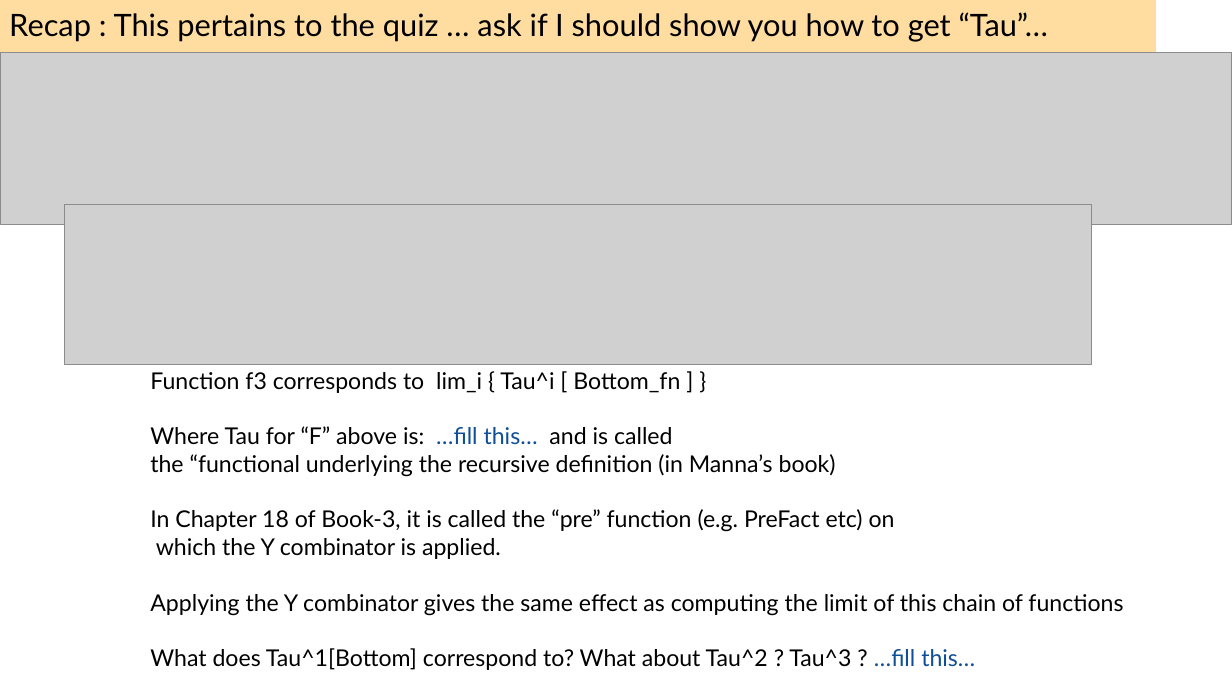
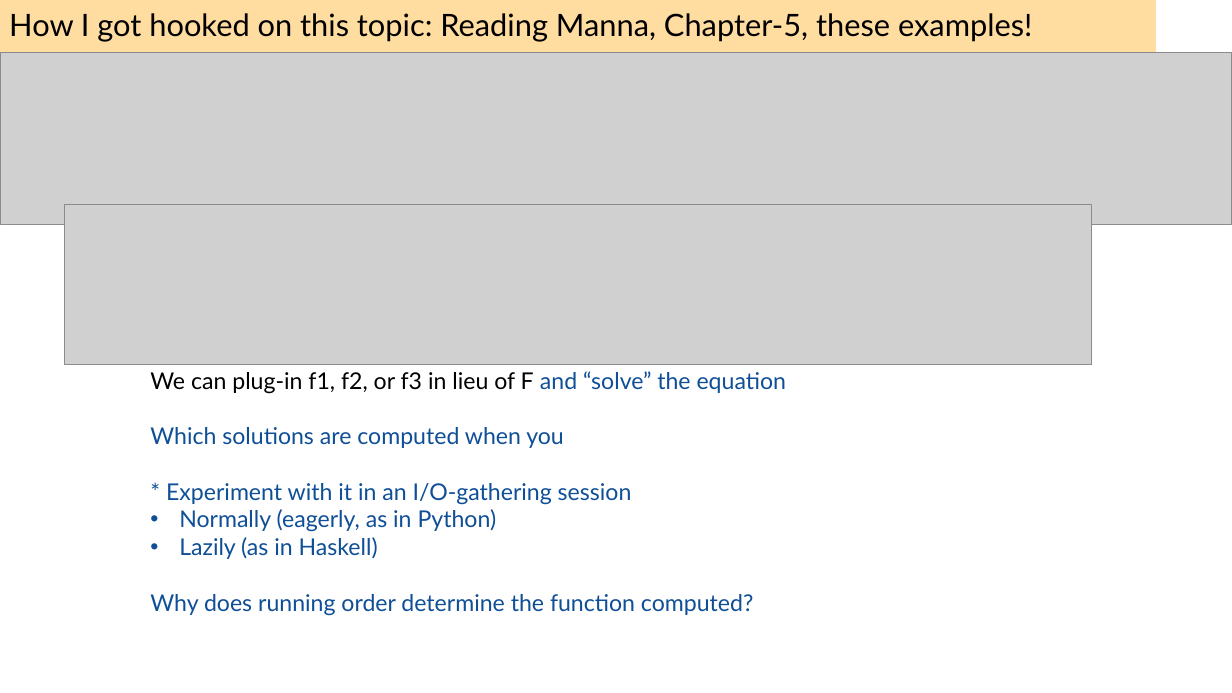
Before and after one commit to ganeshutah/cs6110s22, a slide deck: slide 2 of Lec21/Lec21.pptx. Drawn at 1232x693 pixels with LibreOffice and Linux fonts; fonts in the diff are those of the drawing; grey boxes stand for pictures. Boxes give left, top, right and bottom in pixels: in the first picture for what was removed or moved away, otherwise in the second. Text is boxed around its words. In the diff, an @@ line names an element or a change of style, - is before the commit and + after.

```diff
--- a/Lec21/Lec21.pptx
+++ b/Lec21/Lec21.pptx
@@ title at (x1=9, y1=13, x2=1032, y2=42): text changed @@
-Recap : This pertains to the quiz … ask if I should show you how to get “Tau”…
+How I got hooked on this topic: Reading Manna, Chapter-5, these examples!
@@ text at (x1=150, y1=371, x2=787, y2=616): text changed; text colour #000000 to #0F4F97 @@
-Function f3 corresponds to lim_i { Tau^i [ Bottom_fn ] }
-Where Tau for “F” above is: …fill this… and is called
-the “functional underlying the recursive definition (in Manna’s book)
-In Chapter 18 of Book-3, it is called the “pre” function (e.g. PreFact etc) on
-which the Y combinator is applied.
-Applying the Y combinator gives the same effect as computing the limit of this chain of functions
-What does Tau^1[Bottom] correspond to? What about Tau^2 ? Tau^3 ? …fill this…
+We can plug-in f1, f2, or f3 in lieu of F and “solve” the equation
+Which solutions are computed when you
+* Experiment with it in an I/O-gathering session
+• Normally (eagerly, as in Python)
+• Lazily (as in Haskell)
+Why does running order determine the function computed?
```
Also in this commit, not shown: 9 slides added, 2 other files.
